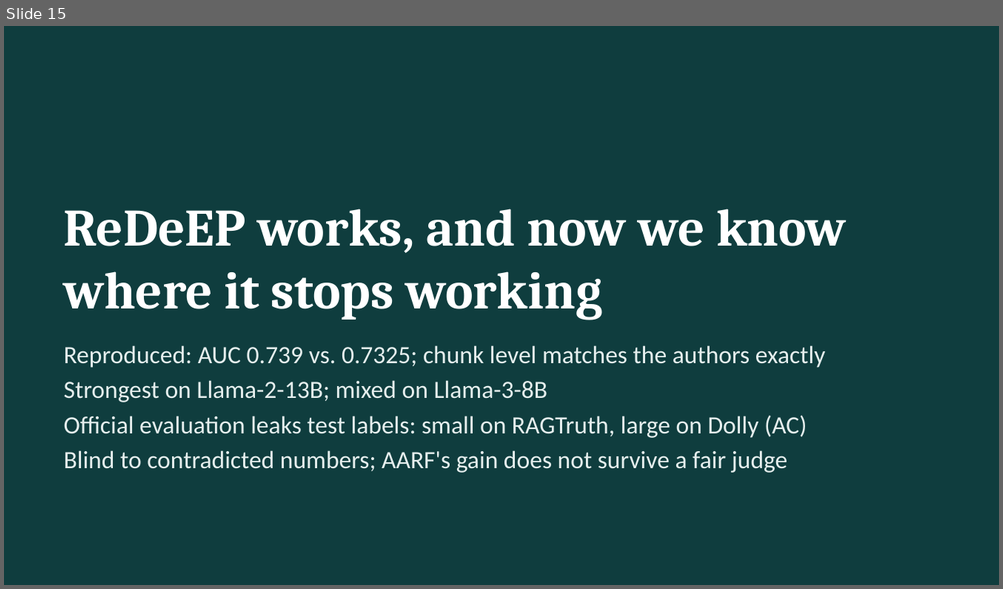
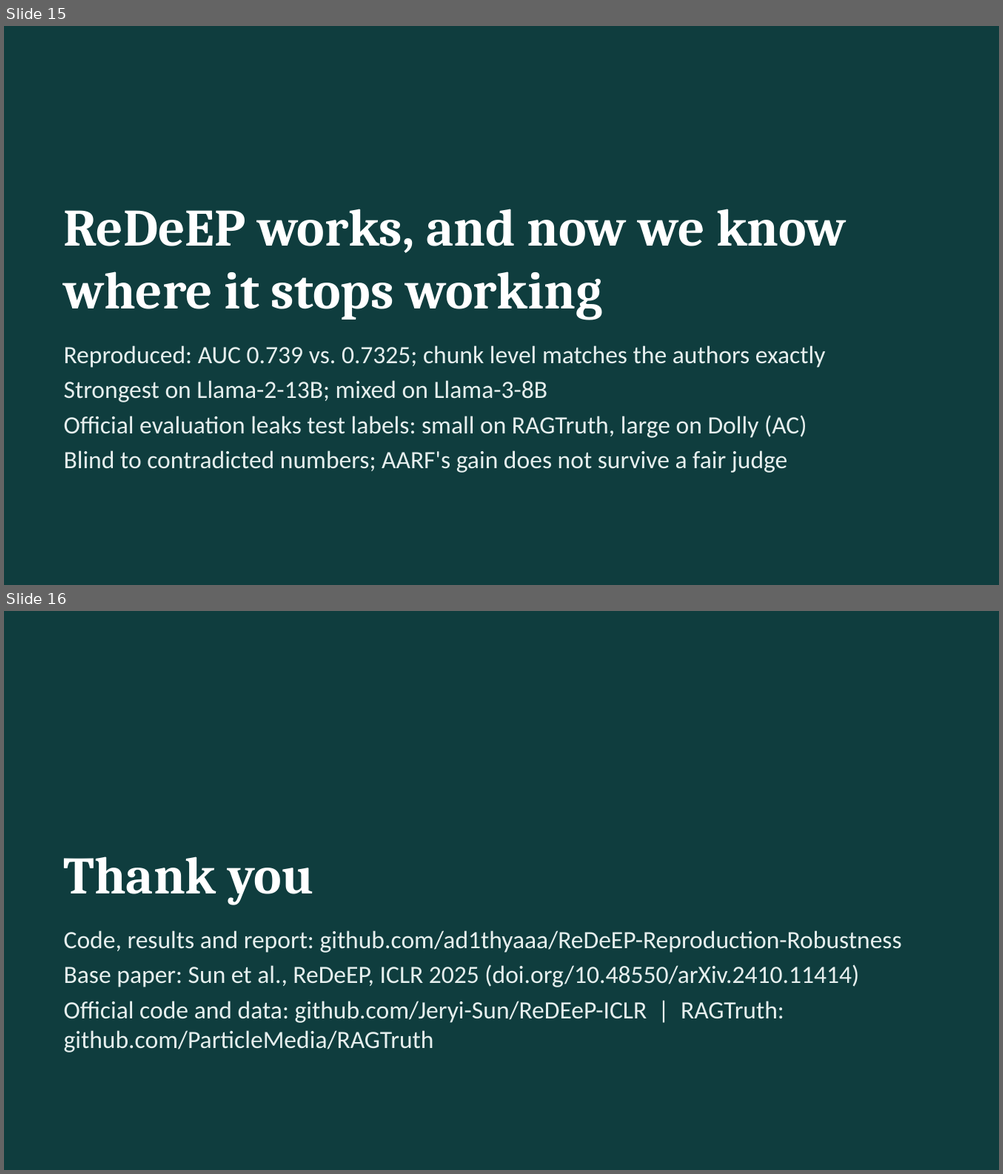
Before and after one commit to ad1thyaaa/ReDeEP-Reproduction-Robustness, a slide deck: presentation/ReDeEP_presentation.pptx. Shown one above the other, each under a label of ours: slide 15 before the commit, slides 15 and 16 after it. The pictures are 1003x589 and 1003x1174 pixels, drawn with LibreOffice and Linux fonts; fonts in the diff are those of the drawing. Boxes give left, top, right and bottom in pixels: in the first picture for what was removed or moved away, otherwise in the second. Text is boxed around its words. In the diff, an @@ line names an element or a change of style, - is before the commit and + after.

```diff
--- a/presentation/ReDeEP_presentation.pptx
+++ b/presentation/ReDeEP_presentation.pptx
@@ slide 16 added at (4,611,999,1170), background #0F3D3E @@
@@ title added at (64,857,313,905), 38 pt, text #FFFFFF, bold @@
+Thank you
@@ text added at (64,931,902,1053), 18 pt, text #E6EFEE @@
+Code, results and report: github.com/ad1thyaaa/ReDeEP-Reproduction-Robustness
+Base paper: Sun et al., ReDeEP, ICLR 2025 (doi.org/10.48550/arXiv.2410.11414)
+Official code and data: github.com/Jeryi-Sun/ReDEeP-ICLR | RAGTruth: github.com/ParticleMedia/RAGTruth
```
Also in this commit, not shown: 1 slide changed, 8 other files.
